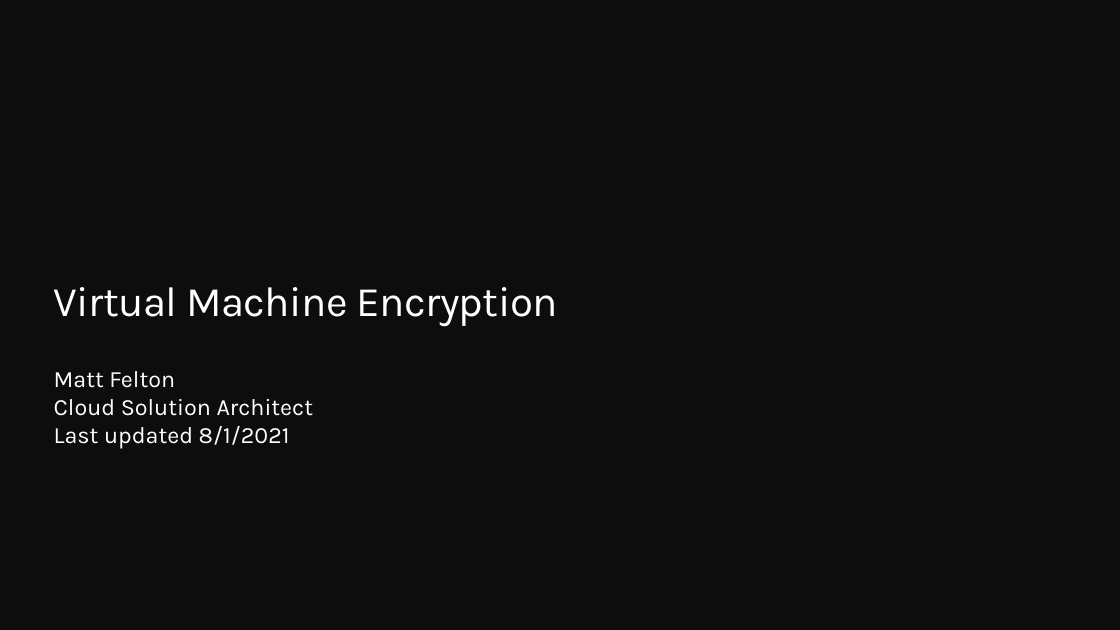
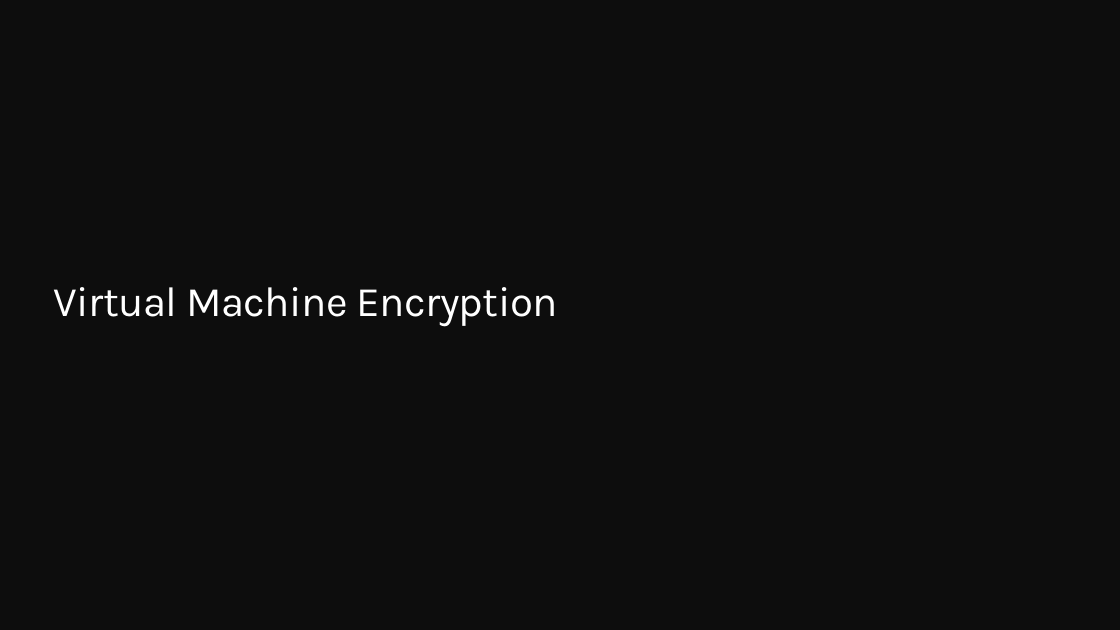
Before and after one commit to geeksintheweeds/cloud-journey, a slide deck: slide 1 of 8. Encryption in Azure/Artifacts/Virtual Machine Encryption.pptx. Drawn at 1120x630 pixels with LibreOffice and Linux fonts; fonts in the diff are those of the drawing; background and template pictures are left out. Boxes give left, top, right and bottom in pixels: in the first picture for what was removed or moved away, otherwise in the second. Text is boxed around its words. In the diff, an @@ line names an element or a change of style, - is before the commit and + after.

Commit message:
Modified - Removed presenter name

```diff
--- a/8. Encryption in Azure/Artifacts/Virtual Machine Encryption.pptx
+++ b/8. Encryption in Azure/Artifacts/Virtual Machine Encryption.pptx
@@ text removed at [54,371,314,448] @@
-Matt Felton
-Cloud Solution Architect
-Last updated 8/1/2021
```
